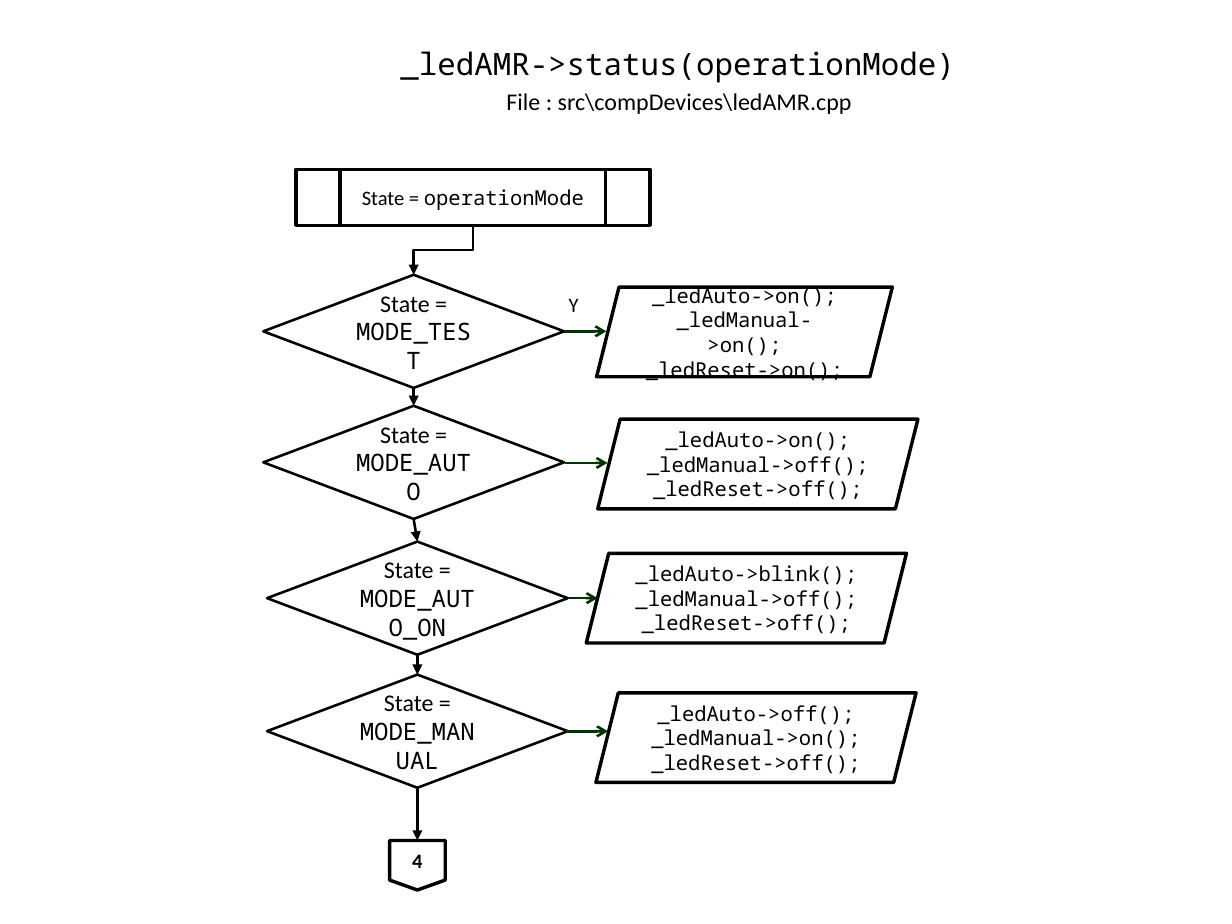
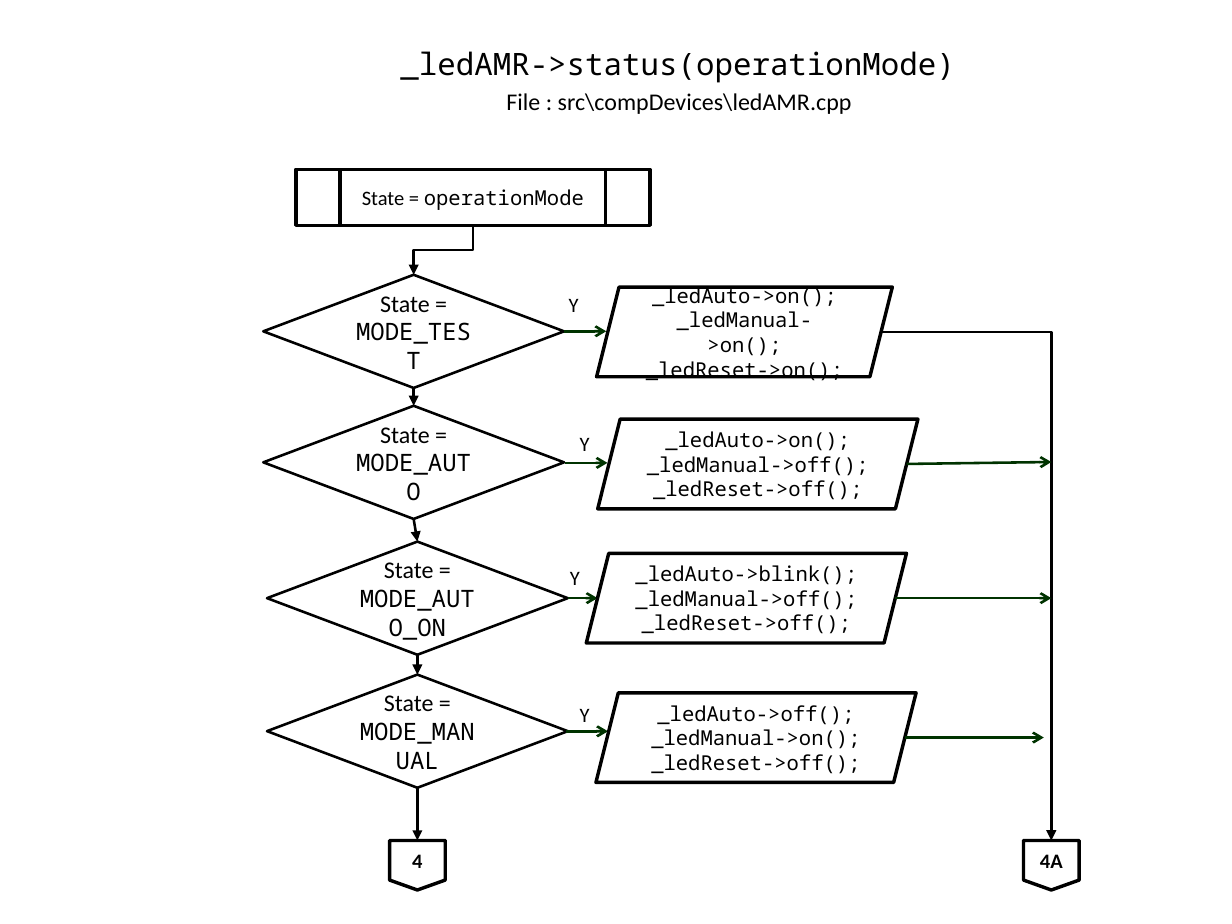
Before and after one commit to slametsampon/WFPS, a slide deck: slide 10 of resources/WFPS.pptx. Drawn at 1232x924 pixels with LibreOffice and Linux fonts; fonts in the diff are those of the drawing; background and template pictures are left out. Boxes give left, top, right and bottom in pixels: in the first picture for what was removed or moved away, otherwise in the second. Text is boxed around its words. In the diff, an @@ line names an element or a change of style, - is before the commit and + after.

```diff
--- a/resources/WFPS.pptx
+++ b/resources/WFPS.pptx
@@ elbow arrow added from (881, 331) to (1051, 840), #000000 1.5 pt @@
@@ text added at (580,438,590,451), 12 pt, text #000000 @@
+Y
@@ arrow added from (907, 464) to (1051, 462), #003300 1.5 pt @@
@@ text added at (570,572,580,585), 12 pt, text #000000 @@
+Y
@@ arrow added from (896, 599) to (1051, 599), #003300 1.5 pt @@
@@ text added at (580,709,590,722), 12 pt, text #000000 @@
+Y
@@ arrow added from (904, 738) to (1044, 738), #003300 1.5 pt @@
@@ flow chart offpage connector added at (1024,840,1079,890), outline #000000 2 pt, 12 pt, text #000000, bold @@
+4A
```
Also in this commit, not shown: 14 other slides changed.
